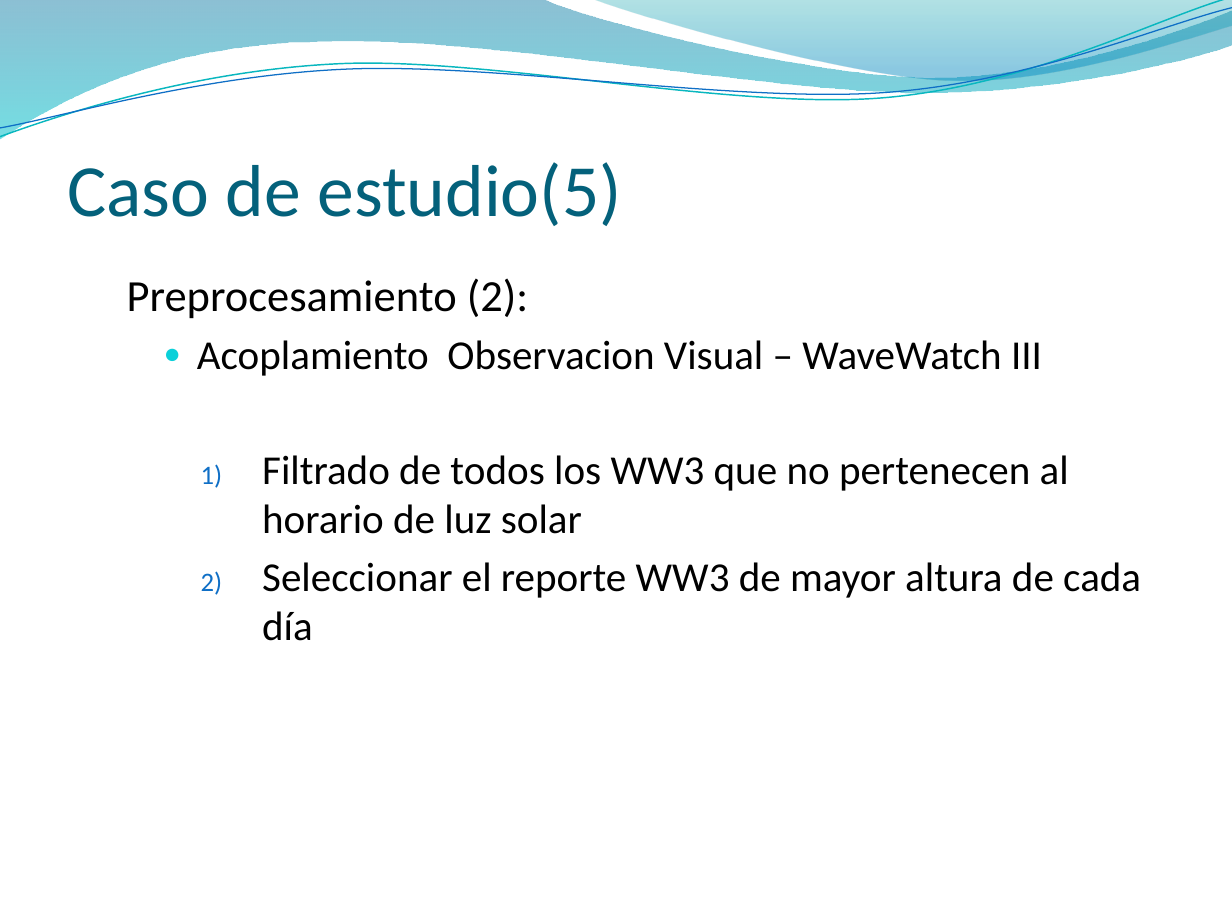
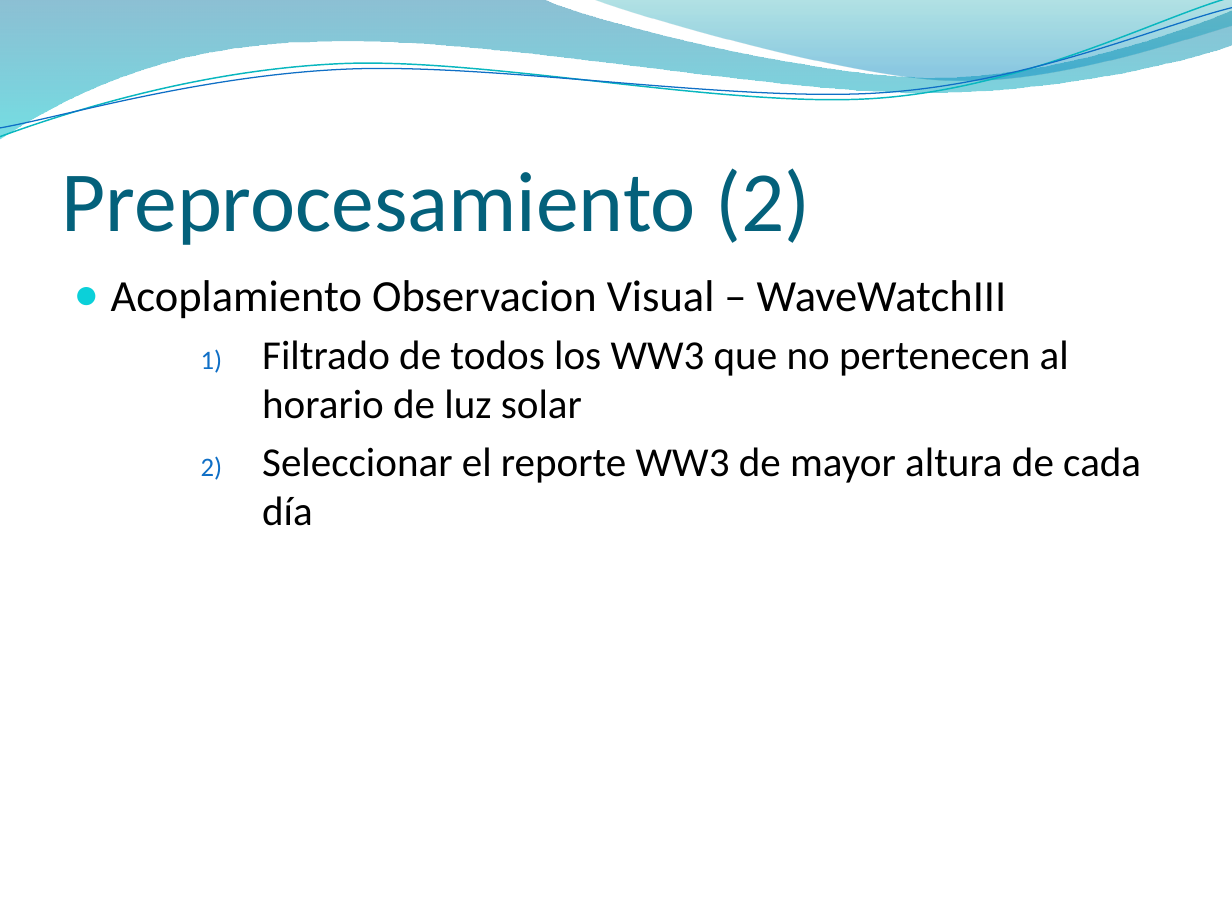
Before and after one commit to jaffadog/neuralito, a slide deck: slide 28 of neuralito/ArfGen/docs/Entregas/Informe Final/presentacion/esteban2.pptx (slide 27 before the commit). Drawn at 1232x924 pixels with LibreOffice and Linux fonts; fonts in the diff are those of the drawing; background and template pictures are left out. Boxes give left, top, right and bottom in pixels: in the first picture for what was removed or moved away, otherwise in the second. Text is boxed around its words. In the diff, an @@ line names an element or a change of style, - is before the commit and + after.

```diff
--- a/neuralito/ArfGen/docs/Entregas/Informe Final/presentacion/esteban2.pptx
+++ b/neuralito/ArfGen/docs/Entregas/Informe Final/presentacion/esteban2.pptx
@@ title added at bbox=[62, 168, 810, 245], 50 pt, text #04617B @@
+Preprocesamiento (2)
@@ title removed at bbox=[67, 162, 622, 226] @@
-Caso de estudio(5)
@@ text at bbox=[111, 280, 1007, 319]: text changed; size 24 to 26 pt @@
-  Preprocesamiento (2):
-    ● Acoplamiento Observacion Visual – WaveWatch III
+● Acoplamiento Observacion Visual – WaveWatchIII
```
Also in this commit, not shown: 21 other slides changed, 3 slides added, 1 slide removed.
